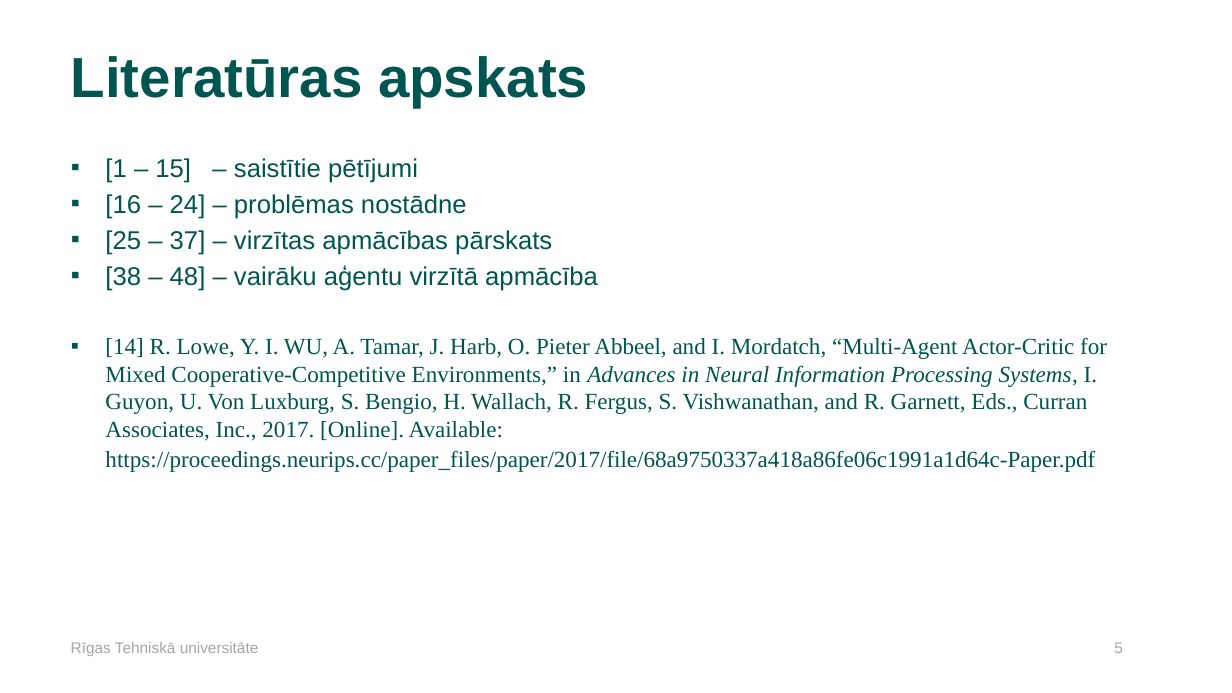
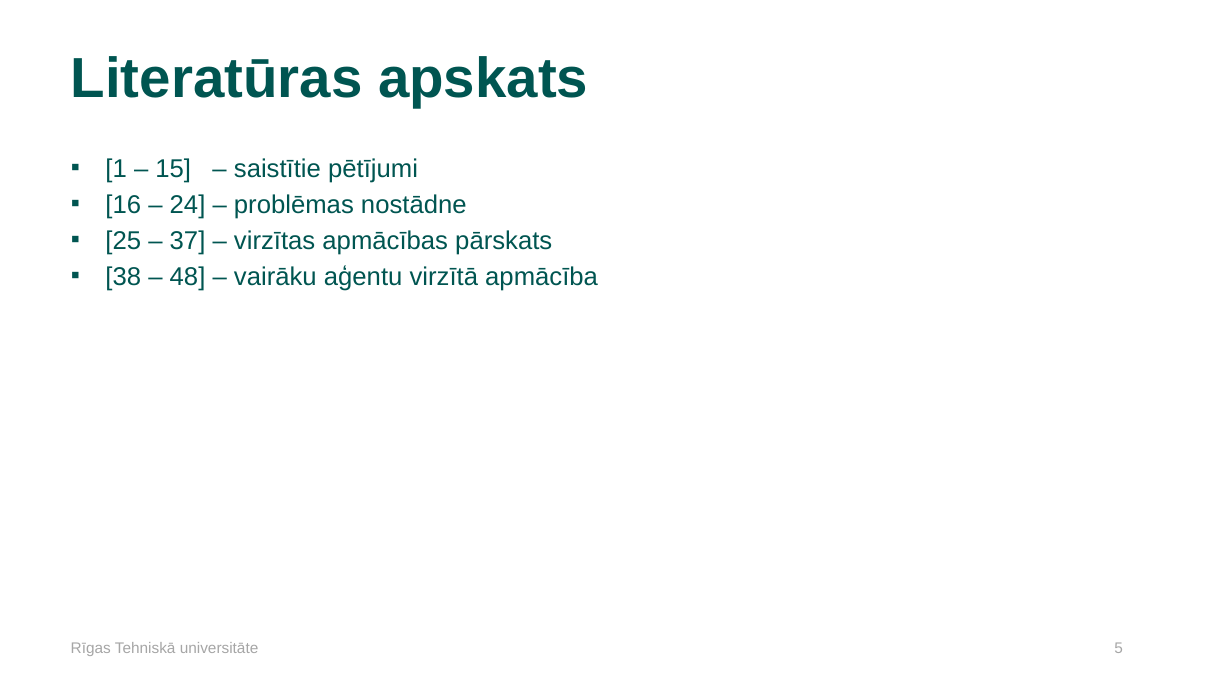
Before and after one commit to daladno19/Thesis-simulation, a slide deck: slide 5 of Misc/bakalaura_darbs.pptx. Drawn at 1232x693 pixels with LibreOffice and Linux fonts; fonts in the diff are those of the drawing; background and template pictures are left out. Boxes give left, top, right and bottom in pixels: in the first picture for what was removed or moved away, otherwise in the second. Text is boxed around its words. In the diff, an @@ line names an element or a change of style, - is before the commit and + after.

```diff
--- a/Misc/bakalaura_darbs.pptx
+++ b/Misc/bakalaura_darbs.pptx
@@ text at [105,337,1107,472]: paragraph removed @@
-▪ [14] R. Lowe, Y. I. WU, A. Tamar, J. Harb, O. Pieter Abbeel, and I. Mordatch, “Multi-Agent Actor-Critic for Mixed Cooperative-Competitive Environments,” in Advances in Neural Information Processing Systems, I. Guyon, U. Von Luxburg, S. Bengio, H. Wallach, R. Fergus, S. Vishwanathan, and R. Garnett, Eds., Curran Associates, Inc., 2017. [Online]. Available: https://proceedings.neurips.cc/paper_files/paper/2017/file/68a9750337a418a86fe06c1991a1d64c-Paper.pdf
```
Also in this commit, not shown: 2 other slides changed.
